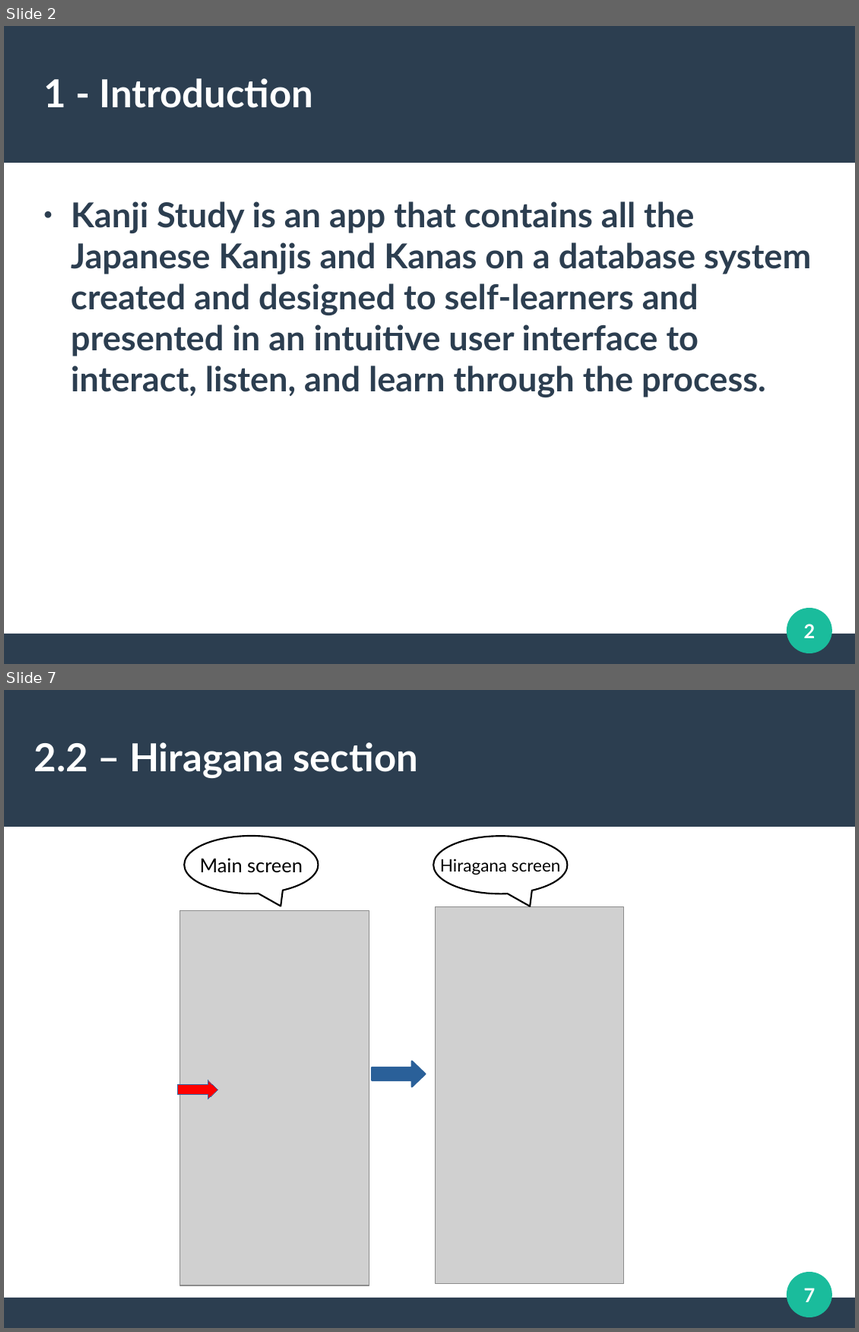
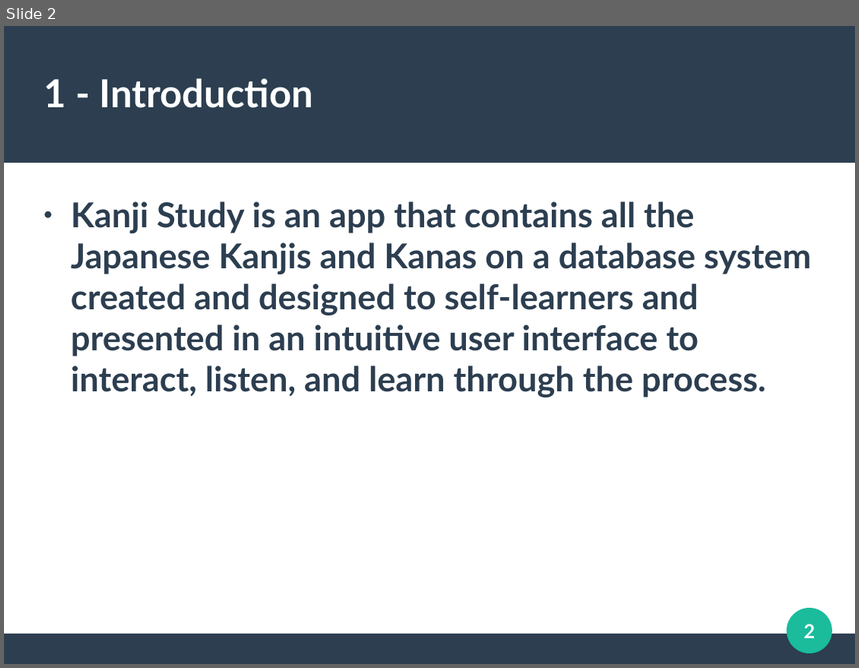
Before and after one commit to sergioparamo/kanjistudy, a slide deck: description/KanjiStudyPresentation.odp. Shown one above the other, each under a label of ours: slides 2 and 7 before the commit, slide 2 after it; the slides between them are not shown. The pictures are 859x1332 and 859x668 pixels, drawn with LibreOffice and Linux fonts; fonts in the diff are those of the drawing; grey boxes stand for pictures. Boxes give left, top, right and bottom in pixels: in the first picture for what was removed or moved away, otherwise in the second. Text is boxed around its words. In the diff, an @@ line names an element or a change of style, - is before the commit and + after.

```diff
--- a/description/KanjiStudyPresentation.odp
+++ b/description/KanjiStudyPresentation.odp
@@ slide 7 removed at bbox=[4, 690, 855, 1328], background #FFFFFF; not listed: 3 template elements that a slide beside it also shows @@
@@ title removed at bbox=[34, 742, 418, 778] @@
-2.2 – Hiragana section
@@ speech bubble removed at bbox=[185, 836, 319, 894] @@
-Main screen
@@ speech bubble removed at bbox=[433, 836, 567, 894] @@
-Hiragana screen
@@ picture removed at bbox=[180, 911, 370, 1287] @@
@@ picture removed at bbox=[436, 907, 624, 1284] @@
@@ right arrow removed at bbox=[372, 1062, 425, 1087] @@
@@ right arrow removed at bbox=[178, 1080, 218, 1100] @@
@@ page number removed at bbox=[804, 1288, 816, 1303] @@
-7
```
Also in this commit, not shown: 2 slides changed, 5 slides added, 15 other slides removed.
